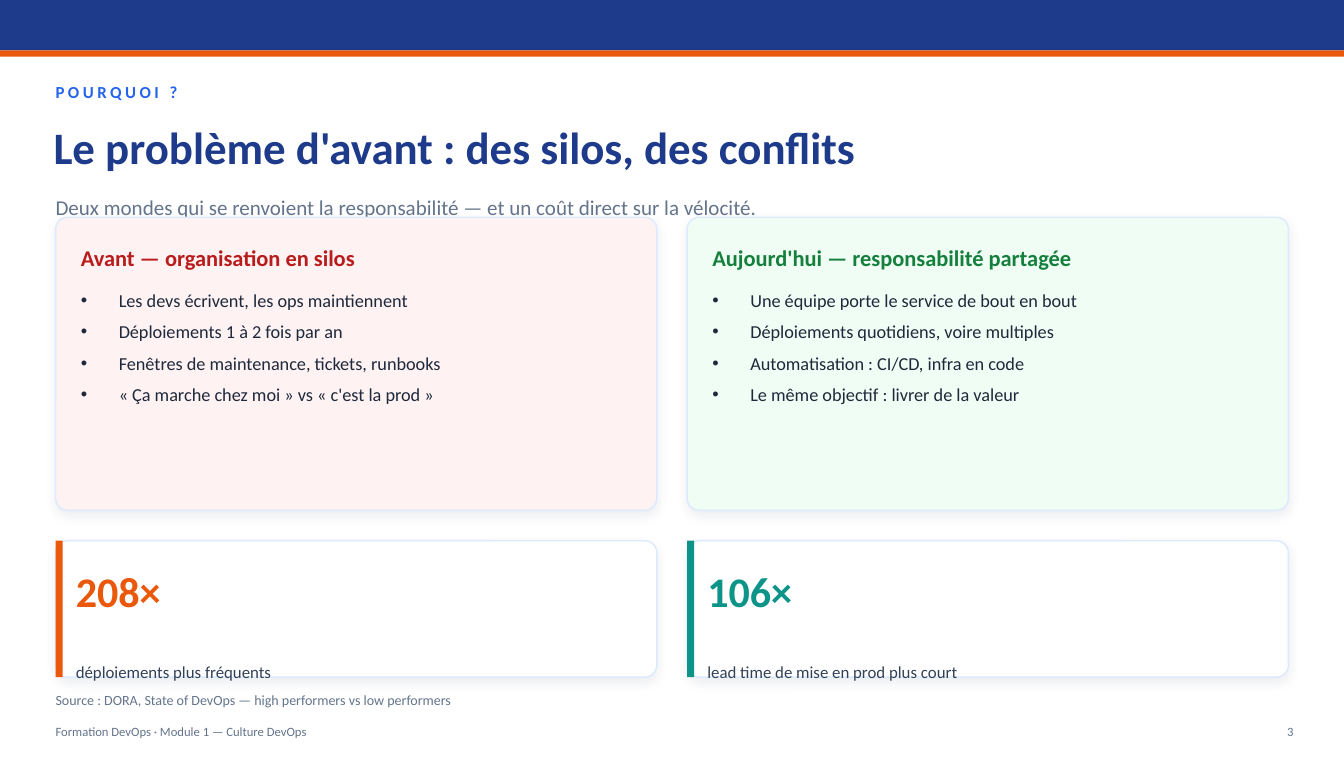
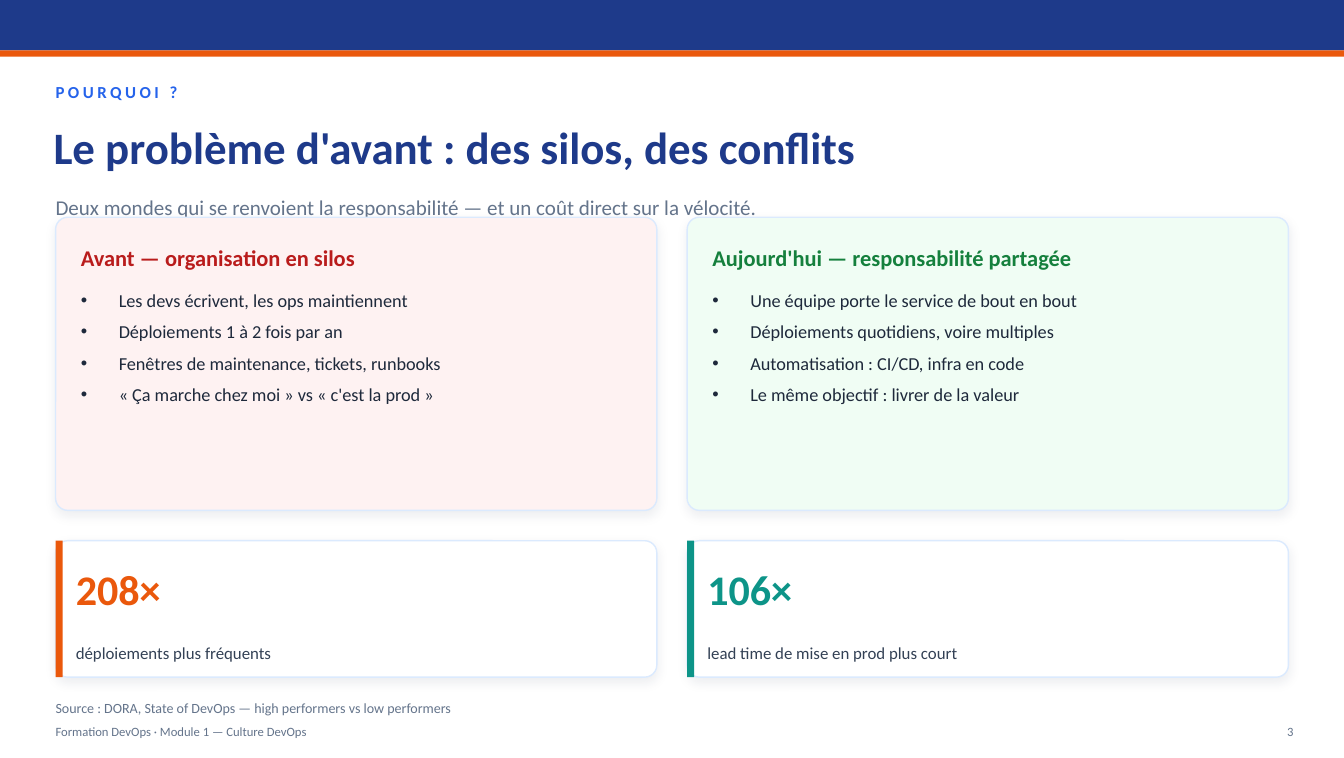
Before and after one commit to TopheC/Formation-DevOps, a slide deck: slide 3 of module-01-culture-devops/Formation-DevOps-Module-01-Culture.pptx. Drawn at 1344x758 pixels with LibreOffice and Linux fonts; fonts in the diff are those of the drawing. Boxes give left, top, right and bottom in pixels: in the first picture for what was removed or moved away, otherwise in the second. Text is boxed around its words. In the diff, an @@ line names an element or a change of style, - is before the commit and + after.

```diff
--- a/module-01-culture-devops/Formation-DevOps-Module-01-Culture.pptx
+++ b/module-01-culture-devops/Formation-DevOps-Module-01-Culture.pptx
@@ text "déploiements plus fréquents": place and size @@
-text "déploiements plus fréquents" at [76, 666, 271, 681]
+text "déploiements plus fréquents" at [76, 647, 271, 662]
@@ text "lead time de mise en ...": place and size @@
-text "lead time de mise en ..." at [707, 666, 957, 681]
+text "lead time de mise en ..." at [707, 647, 957, 662]
@@ text "Source : DORA, State of ...": place and size @@
-text "Source : DORA, State of ..." at [56, 695, 451, 708]
+text "Source : DORA, State of ..." at [56, 703, 451, 716]
```
Also in this commit, not shown: 2 other slides changed.
